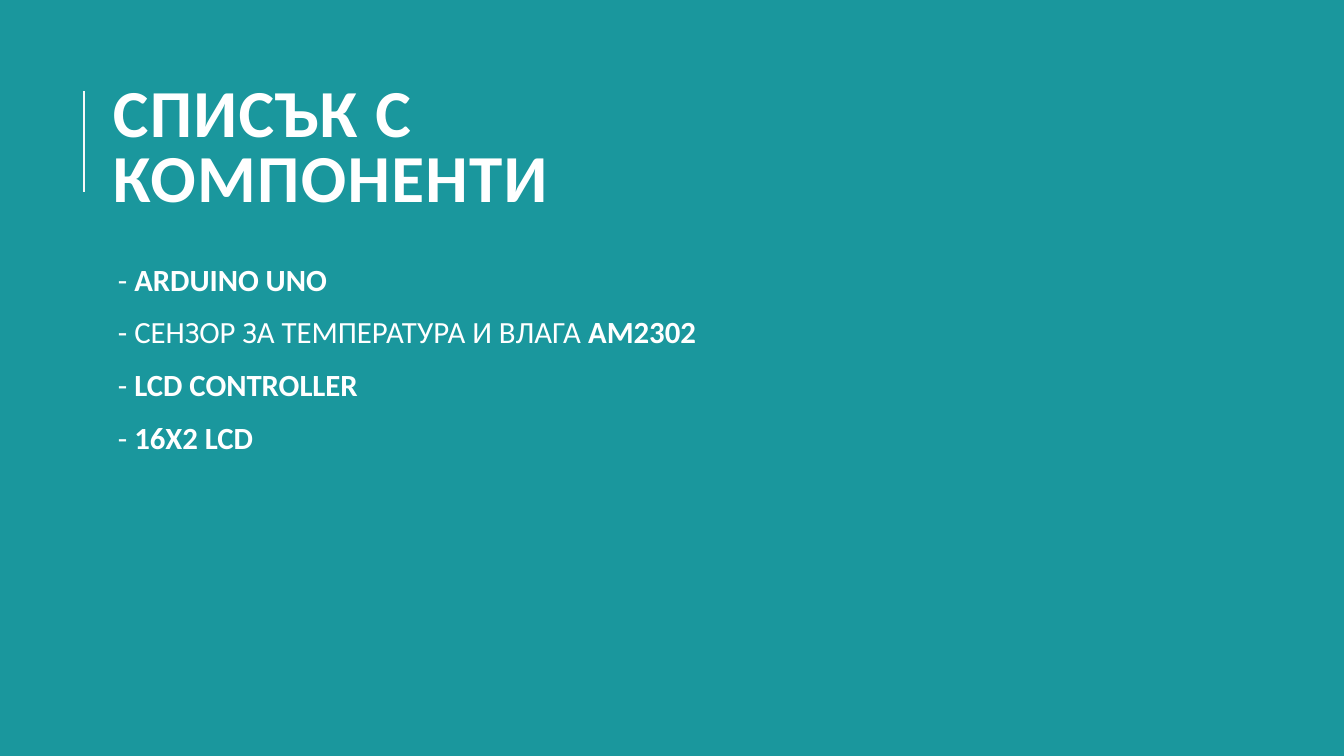
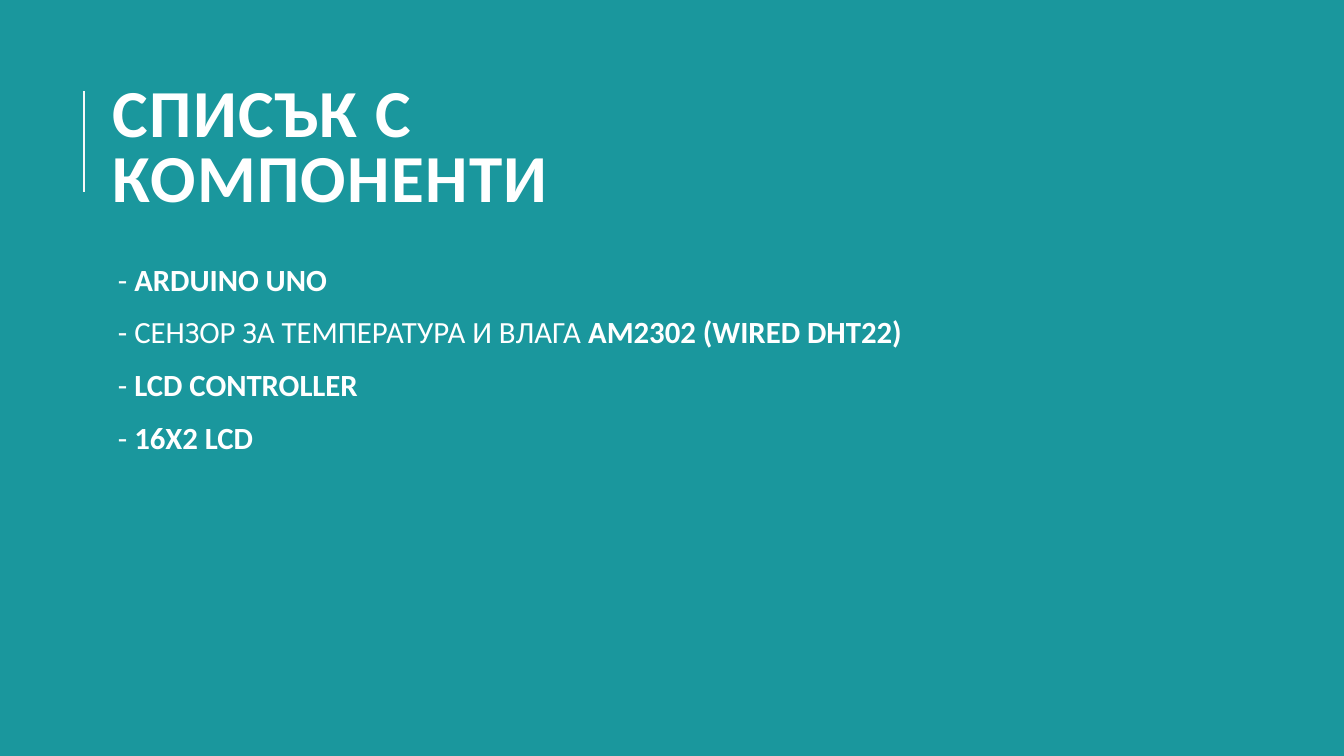
Before and after one commit to TeodoraDroseva/Module8Exam, a slide deck: slide 6 of Presentation.pptx. Drawn at 1344x756 pixels with LibreOffice and Linux fonts; fonts in the diff are those of the drawing. Boxes give left, top, right and bottom in pixels: in the first picture for what was removed or moved away, otherwise in the second. Text is boxed around its words. In the diff, an @@ line names an element or a change of style, - is before the commit and + after.

```diff
--- a/Presentation.pptx
+++ b/Presentation.pptx
@@ text at <box>134,320,902,348</box>: text changed @@
-- СЕНЗОР ЗА ТЕМПЕРАТУРА И ВЛАГА AM2302
+- СЕНЗОР ЗА ТЕМПЕРАТУРА И ВЛАГА AM2302 (WIRED DHT22)
```
Also in this commit, not shown: 1 other slide changed, 1 other file.
